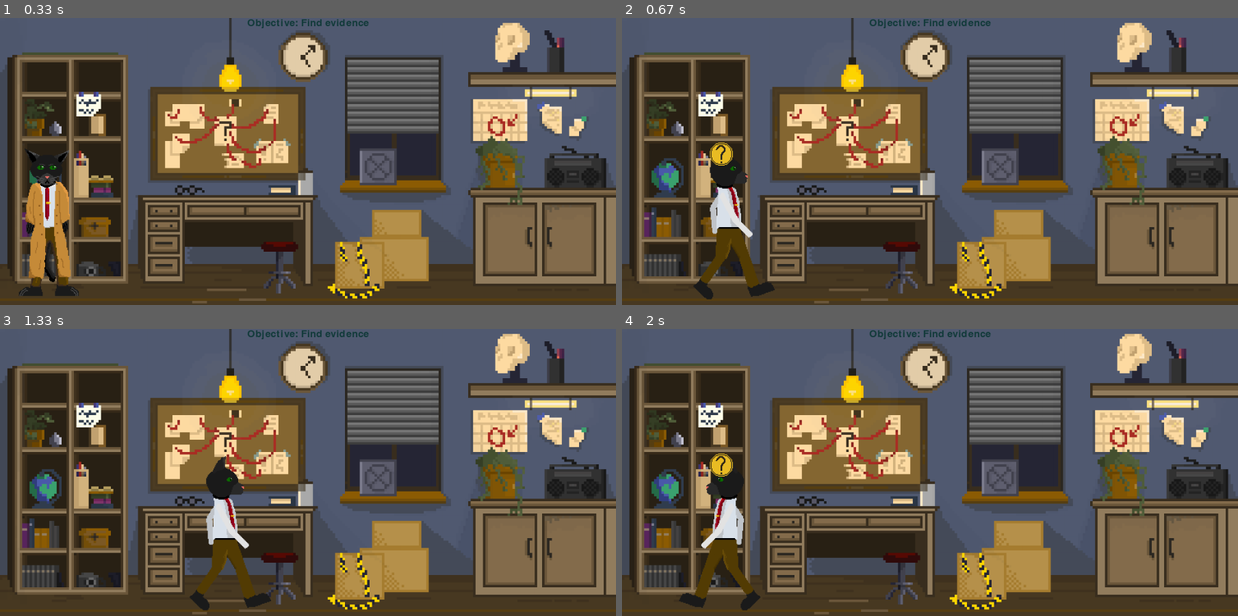
Above: before the commit, frames 1-4 (two rows, left to right).
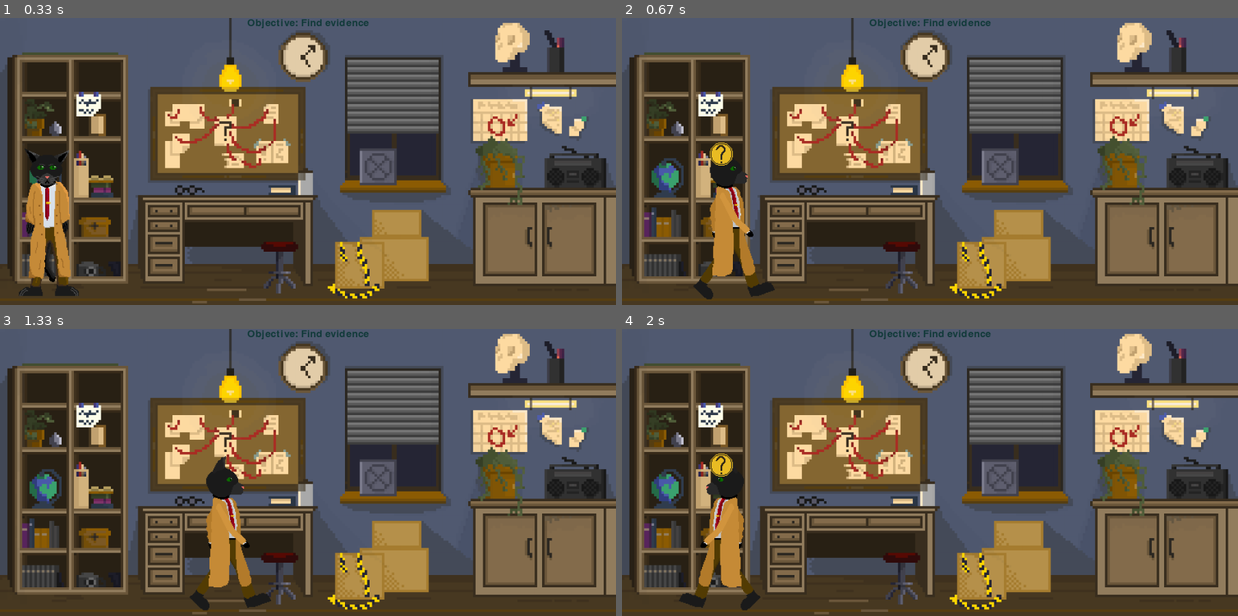
Above: after the commit, the same moments.

Repository: cbgpenguin/CSP-PYGAMES
Game: pygame game, started from python/main.py
Two runs of this game, one before a commit and one after it. Both use one fixed random seed, a clock stepped at 60 frames per second and the inputs below.
Inputs:
- Up to frame 1 (0.33 s): no input
- Up to frame 2 (0.67 s): hold Right from 0.33 s (still down)
- Up to frame 3 (1.33 s): release Right at 0.8 s; hold Right 0.83-1.3 s
- Up to frame 4 (2 s): hold Left 1.33-1.87 s; hold Left from 1.9 s (still down)

Frame 1 is identical in both runs. In frame 2, 1.4% of the frame differs, in the area x 13-22%, y 58-93%; in frame 3, 1.4%; in frame 4, 1.4%, in the area x 12-21%, y 58-93%.

Commit message:
gave him a coat

Diff:
--- a/python/animatedSprite.py
+++ b/python/animatedSprite.py
@@ -56,8 +56,6 @@
             #actually draws the image onto the position
             self.screen.blit(self.image, self.rect)
 
-
-
         def newFrame(self):
             self.lastFrameUpdate = 0
             self.frameIndex = (self.frameIndex + 1) % len(self.frames)
--- a/python/main.py
+++ b/python/main.py
@@ -1,6 +1,6 @@
 import pygame
 import animatedSprite
-from pointOfInterest import pointOfInterest
+from pointOfInterest import PointOfInterest
 
 def game():
     counter = 0
@@ -35,13 +35,13 @@
     pointOfInterestImage = loadAndScaleImage("resources/pointOfInterest.png", imageScale)
 
     bookLines = ["Hmm, a books detailing water", "quality. Doesn't seem", "important... The man was", "stabbed could this be", "evidence? I'm going to keep", "walking around to look", "for evidence"]
-    book = pointOfInterest(screen, 150, 300, pointOfInterestImage, "book", bookLines)
+    book = PointOfInterest(screen, 150, 300, pointOfInterestImage, "book", bookLines)
 
     boardLines = ["it seems they were", "doing their own kind", "of detective work", "what could this be about?", "bla bla bla bla", "bla bla bla bla"]
-    board = pointOfInterest(screen, 620, 170, pointOfInterestImage, "board", boardLines)
+    board = PointOfInterest(screen, 620, 170, pointOfInterestImage, "board", boardLines)
 
     calenderLines = ["They had a day marked off on", "on their calender", "three days ago just a", "day before he was killed"]
-    calender = pointOfInterest(screen, 1200, 130, pointOfInterestImage, "calender", calenderLines)
+    calender = PointOfInterest(screen, 1200, 130, pointOfInterestImage, "calender", calenderLines)
 
     pointsOfInterest = [book, board, calender]
 
@@ -143,5 +143,4 @@
 
     return scaledImage
 
-
 game()
--- a/python/pointOfInterest.py
+++ b/python/pointOfInterest.py
@@ -1,7 +1,7 @@
 import pygame
 from menu import menu
 
-class pointOfInterest(pygame.sprite.Sprite):
+class PointOfInterest(pygame.sprite.Sprite):
       def __init__(self, screen, x, y, image, name, text):
             super().__init__()
             self.rect = image.get_rect(topleft=(x, y))
Binary file changed: resources/playerFiles/detective-walk-animation-place-holder.png
